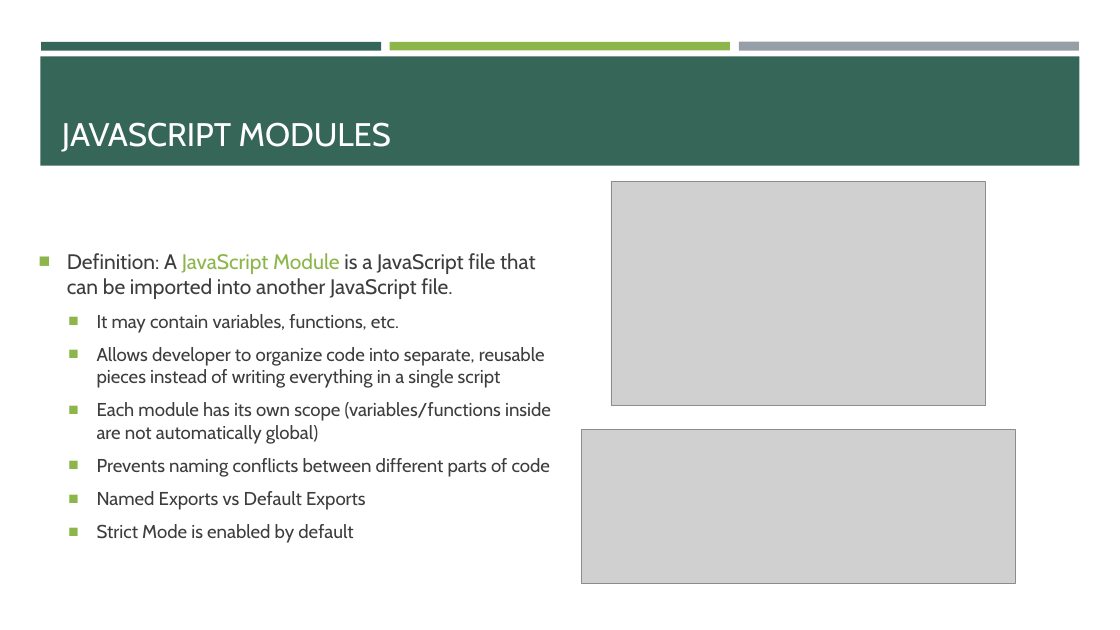
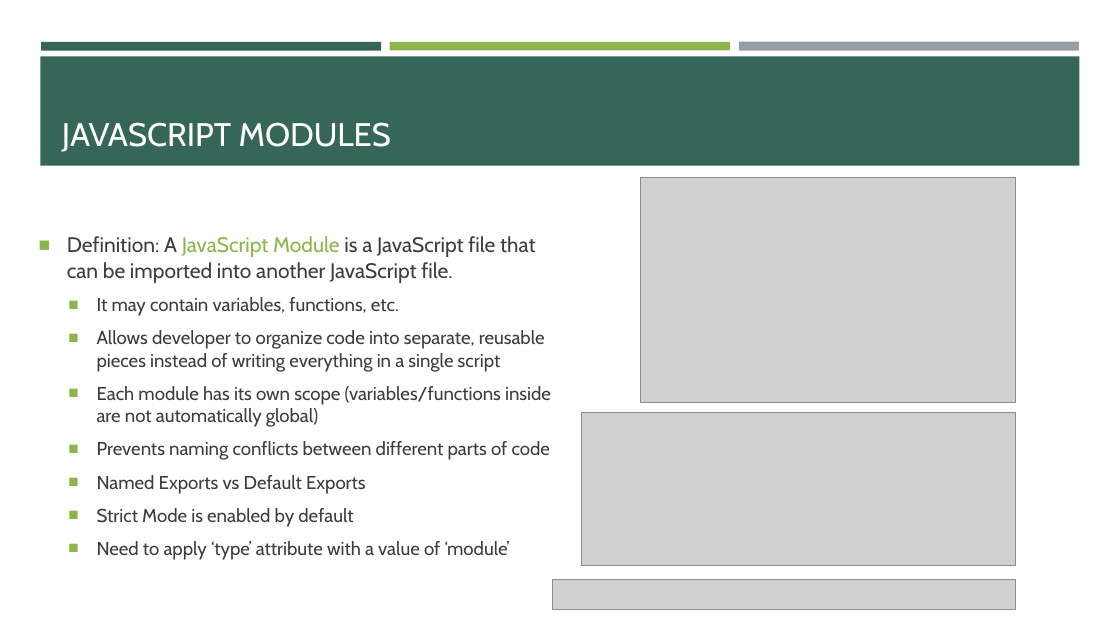
Before and after one commit to e-m-wilson/SNOW, a slide deck: slide 28 of Week_1/004-JavaScript/JavaScript.pptx. Drawn at 1120x630 pixels with LibreOffice and Linux fonts; fonts in the diff are those of the drawing; grey boxes stand for pictures. Boxes give left, top, right and bottom in pixels: in the first picture for what was removed or moved away, otherwise in the second. Text is boxed around its words. In the diff, an @@ line names an element or a change of style, - is before the commit and + after.

Commit message:
update

```diff
--- a/Week_1/004-JavaScript/JavaScript.pptx
+++ b/Week_1/004-JavaScript/JavaScript.pptx
@@ picture: place and size @@
-picture at (611, 181, 986, 406)
+picture at (641, 177, 1016, 402)
@@ picture: place and size @@
-picture at (581, 430, 1016, 584)
+picture at (581, 413, 1016, 566)
@@ text at (97, 541, 510, 560): paragraph added @@
+  ■ Need to apply ‘type’ attribute with a value of ‘module’
@@ picture added at (553, 580, 1016, 610) @@
```
Also in this commit, not shown: 1 slide added.
